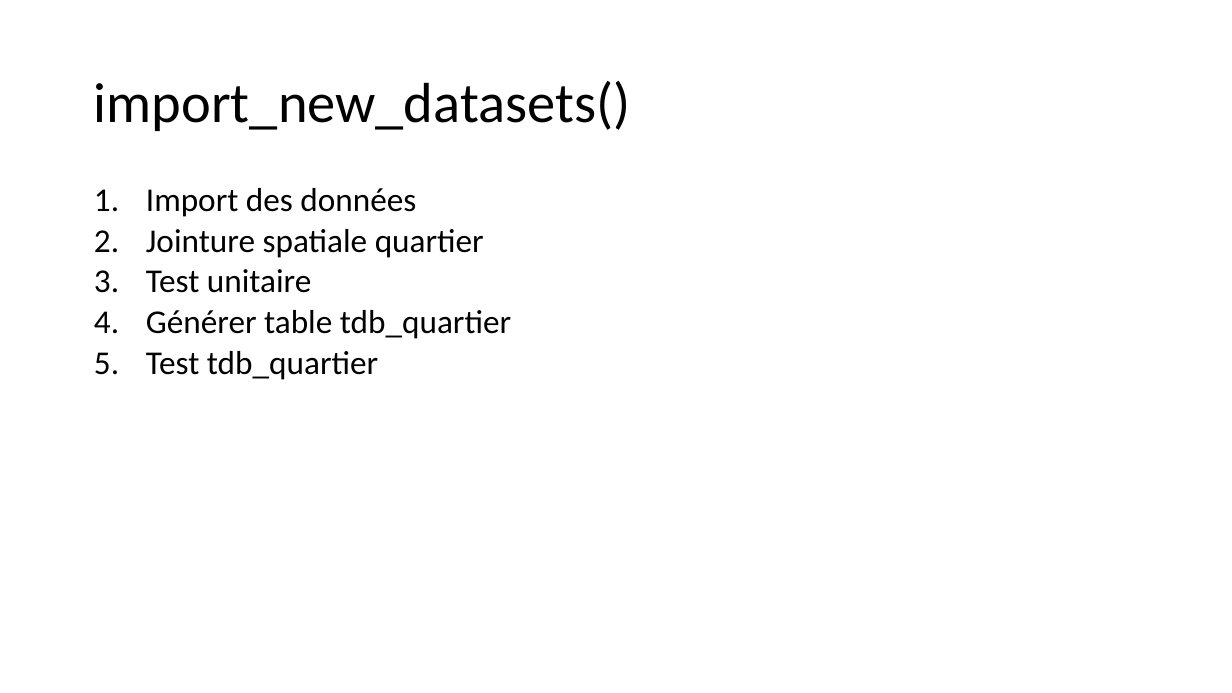
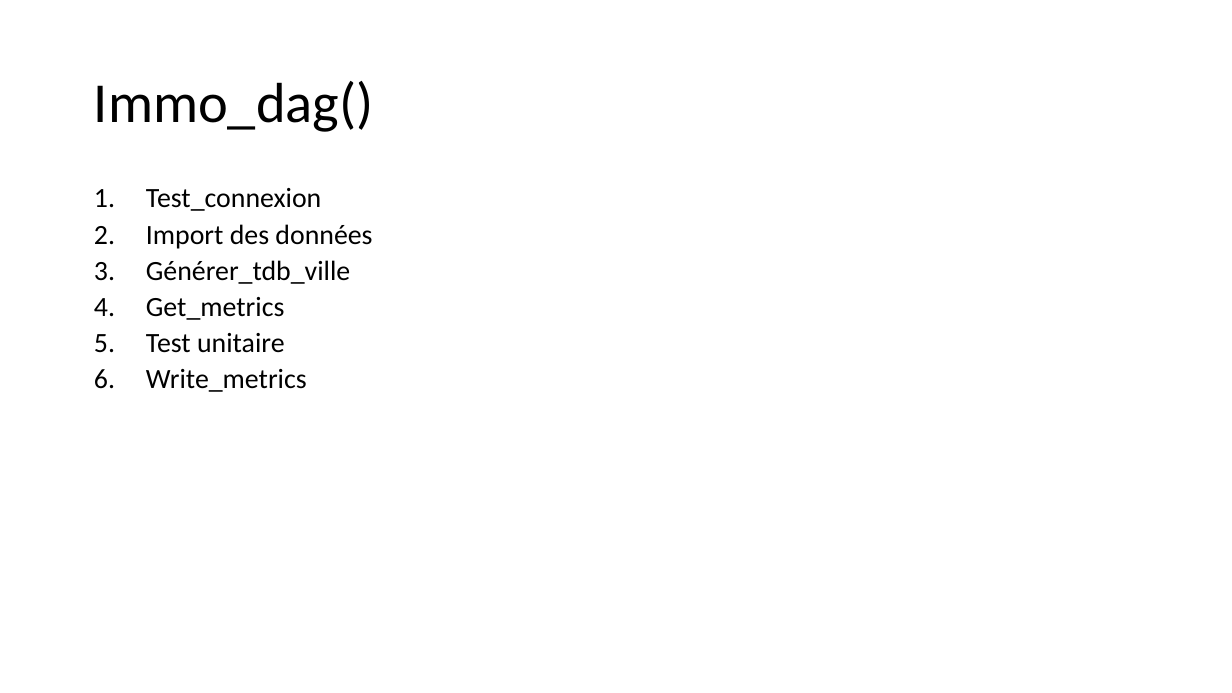
Before and after one commit to ValentinDlh/MLOps_Immobilier_France, a slide deck: slide 3 of Architecture.pptx (slide 5 before the commit). Drawn at 1232x693 pixels with LibreOffice and Linux fonts; fonts in the diff are those of the drawing. Boxes give left, top, right and bottom in pixels: in the first picture for what was removed or moved away, otherwise in the second. Text is boxed around its words. In the diff, an @@ line names an element or a change of style, - is before the commit and + after.

```diff
--- a/Architecture.pptx
+++ b/Architecture.pptx
@@ title at bbox=[94, 81, 374, 132]: text changed @@
-import_new_datasets()
+Immo_dag()
@@ text at bbox=[146, 188, 321, 211]: paragraph added @@
+1. Test_connexion
@@ text at bbox=[146, 224, 372, 353]: size 25.9 to 21.7 pt in "Import des données", "Test unitaire" @@
@@ text at bbox=[146, 260, 350, 320]: text changed; size 25.9 to 21.7 pt @@
-2. Jointure spatiale quartier
+3. Générer_tdb_ville
+4. Get_metrics
@@ text at bbox=[146, 369, 307, 392]: text changed; size 25.9 to 21.7 pt @@
-4. Générer table tdb_quartier
-5. Test tdb_quartier
+6. Write_metrics
```
Also in this commit, not shown: 2 other slides changed, 4 slides removed.
